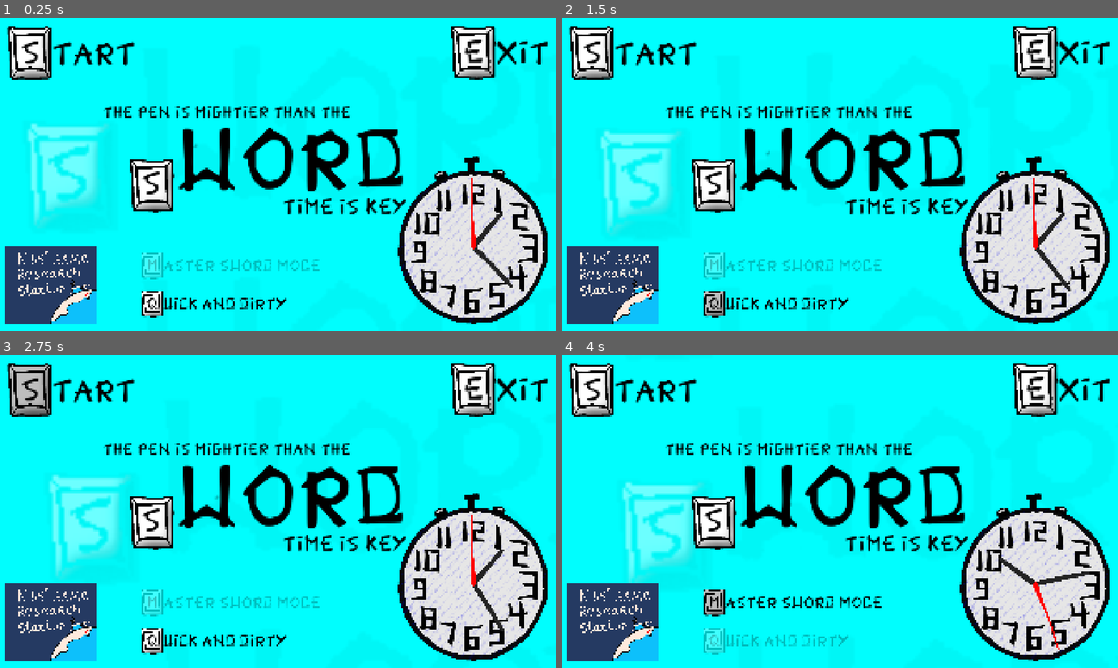
Above: before the commit, frames 1-4 (two rows, left to right).
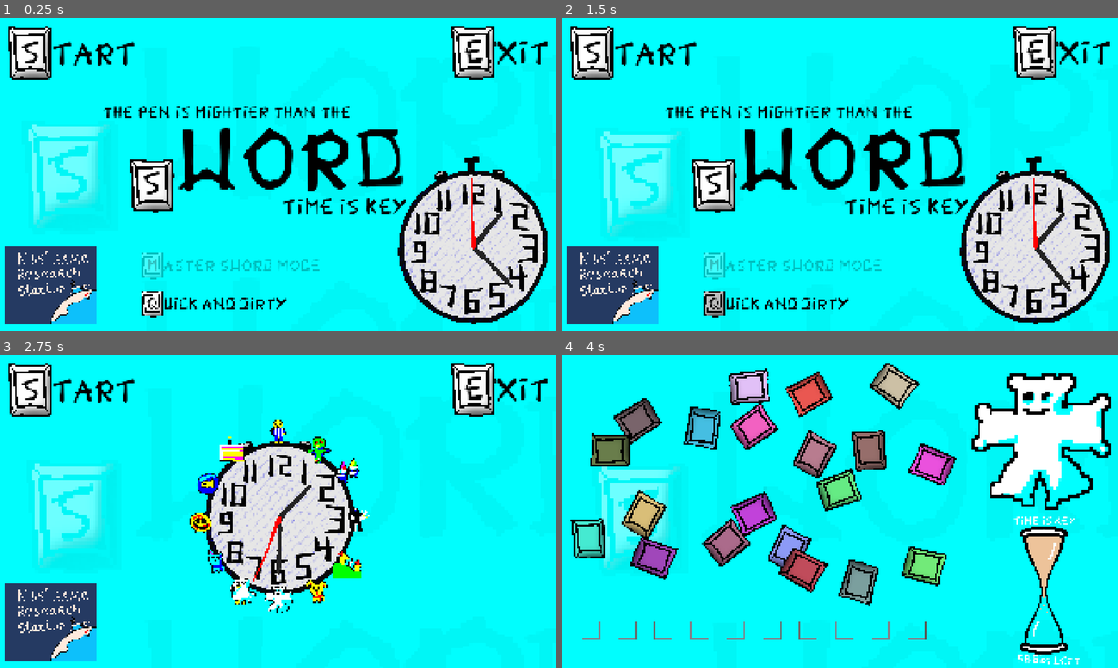
Above: after the commit, the same moments.

Repository: perlindgren/s_word
Game: Godot game, scene res://scenes/game_manager.tscn
Same seed, same stepped clock (60 frames per second), same inputs: the game is played once before the commit and once after it.
Inputs (mouse positions are in pixels of both pictures, inside the frame that each line leads up to):
- Up to frame 1 (0.25 s): no input
- Up to frame 2 (1.5 s): click (712, 265) at 0.5 s; click (712, 302) at 1.25 s
- Up to frame 3 (2.75 s): click (27, 389) at 2 s
- Up to frame 4 (4 s): click (589, 389) at 2.75 s; click (712, 602) at 3.52 s

The runs differ from the first frame. In frame 1, 2.9% of the frame differs, in the area x 1-99%, y 2-98%; in frame 2, 2.9%; in frame 3, 31%; in frame 4, 44%, in the area x 0-99%, y 2-99%.

Commit message:
event , stickers, menus

Diff:
--- a/project.godot
+++ b/project.godot
@@ -39,4 +39,5 @@
 
 [rendering]
 
+textures/canvas_textures/default_texture_filter=0
 rendering_device/driver.windows="d3d12"
--- a/scenes/game_loop.tscn
+++ b/scenes/game_loop.tscn
@@ -1,7 +1,7 @@
 [gd_scene format=3 uid="uid://c08ajglgtevpi"]
 
 [ext_resource type="Script" uid="uid://o1jndp3aecxy" path="res://scripts/main.gd" id="1_fa7up"]
-[ext_resource type="Texture2D" uid="uid://uj1uaukpnjsl" path="res://assets/sprites/Plillowman.png" id="2_jmvj6"]
+[ext_resource type="Texture2D" uid="uid://uj1uaukpnjsl" path="res://assets/sprites/events/Plillowman.png" id="2_jmvj6"]
 [ext_resource type="PackedScene" uid="uid://dnjco0b34ec1h" path="res://scenes/parallax_background.tscn" id="3_4dxum"]
 [ext_resource type="Shader" uid="uid://drx10xq2ldktx" path="res://scripts/hourglass.gdshader" id="4_vo7sv"]
 [ext_resource type="Texture2D" uid="uid://dqrywkvelj5tr" path="res://assets/sprites/HourGlass2.png" id="5_m2jv5"]
--- a/scenes/game_loop_menu.tscn
+++ b/scenes/game_loop_menu.tscn
@@ -1,13 +1,27 @@
 [gd_scene format=3 uid="uid://qyex2uex1ufn"]
 
 [ext_resource type="PackedScene" uid="uid://dnjco0b34ec1h" path="res://scenes/parallax_background.tscn" id="1_0uxlg"]
+[ext_resource type="Script" uid="uid://ca1573dqhefr7" path="res://scripts/game_loop_menu.gd" id="1_0xkhp"]
 [ext_resource type="Texture2D" uid="uid://b27qwpg5gjul6" path="res://assets/sprites/Button.png" id="2_ci31j"]
 [ext_resource type="Script" uid="uid://chj548bfgda1r" path="res://scenes/hover.gd" id="3_0uxlg"]
 [ext_resource type="FontFile" uid="uid://n74onkhokknh" path="res://assets/fonts/JameGem08_2026-Regular.ttf" id="3_cu3jl"]
 [ext_resource type="Texture2D" uid="uid://dfn6rnas4njwt" path="res://assets/sprites/N65.png" id="5_rvywj"]
 [ext_resource type="PackedScene" uid="uid://cbclmpycumvqq" path="res://scenes/clock.tscn" id="6_icjmd"]
+[ext_resource type="Texture2D" uid="uid://b2vmh4xlqpkst" path="res://assets/sprites/events/HouseOnFire.png" id="7_18kbl"]
+[ext_resource type="Texture2D" uid="uid://cgvkrbfcd2rfn" path="res://assets/sprites/events/Goblin.png" id="8_0xkhp"]
+[ext_resource type="Texture2D" uid="uid://c1pdx7531wx2h" path="res://assets/sprites/events/Dog.png" id="9_yq88f"]
+[ext_resource type="Texture2D" uid="uid://c8cwetmpllo4m" path="res://assets/sprites/events/Dwarf.png" id="10_qngwn"]
+[ext_resource type="Texture2D" uid="uid://cfem77mgm4tku" path="res://assets/sprites/events/Cake.png" id="11_2uy04"]
+[ext_resource type="Texture2D" uid="uid://6vbpx7srdwqu" path="res://assets/sprites/events/JohnSmith.png" id="12_u16os"]
+[ext_resource type="Texture2D" uid="uid://dow7qn4tpfldv" path="res://assets/sprites/events/Seagul.png" id="13_iyxtv"]
+[ext_resource type="Texture2D" uid="uid://41tqgv6pr46o" path="res://assets/sprites/events/Robot.png" id="14_v1b1m"]
+[ext_resource type="Texture2D" uid="uid://uj1uaukpnjsl" path="res://assets/sprites/events/Plillowman.png" id="15_35wn2"]
+[ext_resource type="Texture2D" uid="uid://sa1ucatvxkd8" path="res://assets/sprites/events/Fish.png" id="16_jx68v"]
+[ext_resource type="Texture2D" uid="uid://cjuuvw8wdi3j1" path="res://assets/sprites/events/Pizza.png" id="17_weq0d"]
+[ext_resource type="Texture2D" uid="uid://8xdk4vr7l4r5" path="res://assets/sprites/events/Cat.png" id="18_qlxap"]
 
 [node name="GameLoopMenu" type="Node2D" unique_id=1352290525]
+script = ExtResource("1_0xkhp")
 
 [node name="CanvasLayer" type="CanvasLayer" parent="." unique_id=1015791264]
 layer = -10
@@ -29,7 +43,7 @@
 [node name="ExitButton" type="Node2D" parent="." unique_id=1596989962]
 position = Vector2(1635, 119)
 
-[node name="TextureButton" type="TextureButton" parent="ExitButton" unique_id=7733219]
+[node name="ExitButton" type="TextureButton" parent="ExitButton" unique_id=7733219]
 anchors_preset = -1
 anchor_left = 0.12784588
 anchor_top = 6.0076923
@@ -79,7 +93,7 @@
 [node name="StartButton" type="Node2D" parent="." unique_id=1389960908]
 position = Vector2(104, 121)
 
-[node name="TextureButton" type="TextureButton" parent="StartButton" unique_id=1074217539]
+[node name="StartButton" type="TextureButton" parent="StartButton" unique_id=1074217539]
 anchors_preset = -1
 anchor_left = 0.12784588
 anchor_top = 6.0076923
@@ -127,6 +141,7 @@
 text = "TART"
 
 [node name="ThePen" type="Label" parent="." unique_id=724192611]
+visible = false
 self_modulate = Color(0, 0, 0, 1)
 anchors_preset = 8
 anchor_left = 0.5
@@ -210,13 +225,77 @@
 scale = Vector2(0.08, 0.08)
 texture = ExtResource("5_rvywj")
 
-[node name="Clock" parent="." unique_id=2000448681 instance=ExtResource("6_icjmd")]
-position = Vector2(1635.0001, 790)
+[node name="ClockWheel" type="Node2D" parent="." unique_id=719897109]
+position = Vector2(966.0001, 563)
 scale = Vector2(0.75, 0.75)
 
-[connection signal="mouse_entered" from="ExitButton/TextureButton" to="ExitButton/TextureButton" method="_on_mouse_entered"]
-[connection signal="mouse_exited" from="ExitButton/TextureButton" to="ExitButton/TextureButton" method="_on_mouse_exited"]
-[connection signal="mouse_entered" from="StartButton/TextureButton" to="StartButton/TextureButton" method="_on_mouse_entered"]
-[connection signal="mouse_exited" from="StartButton/TextureButton" to="StartButton/TextureButton" method="_on_mouse_exited"]
+[node name="Clock" parent="ClockWheel" unique_id=2000448681 instance=ExtResource("6_icjmd")]
+
+[node name="HouseOnFire" type="Sprite2D" parent="." unique_id=295369755]
+position = Vector2(1200, 722)
+scale = Vector2(2, 2)
+texture = ExtResource("7_18kbl")
+
+[node name="Goblin" type="Sprite2D" parent="." unique_id=981812064]
+position = Vector2(1106, 323)
+scale = Vector2(2, 2)
+texture = ExtResource("8_0xkhp")
+
+[node name="Dog" type="Sprite2D" parent="." unique_id=1639704929]
+position = Vector2(1093, 803)
+scale = Vector2(2.5, 2.5)
+texture = ExtResource("9_yq88f")
+
+[node name="Dwarf" type="Sprite2D" parent="." unique_id=1311489813]
+position = Vector2(1205, 404)
+scale = Vector2(2.25, 2.25)
+texture = ExtResource("10_qngwn")
+
+[node name="Cake" type="Sprite2D" parent="." unique_id=679579692]
+position = Vector2(803, 324)
+scale = Vector2(2, 2)
+texture = ExtResource("11_2uy04")
+
+[node name="JohnSmith" type="Sprite2D" parent="." unique_id=1793670422]
+position = Vector2(964, 264)
+scale = Vector2(2, 2)
+texture = ExtResource("12_u16os")
+
+[node name="Seagul" type="Sprite2D" parent="." unique_id=1676229114]
+position = Vector2(837, 815)
+scale = Vector2(2, 2)
+texture = ExtResource("13_iyxtv")
+
+[node name="Robot" type="Sprite2D" parent="." unique_id=854933758]
+position = Vector2(1231, 571)
+scale = Vector2(2, 2)
+texture = ExtResource("14_v1b1m")
+
+[node name="Plillowman" type="Sprite2D" parent="." unique_id=298825804]
+position = Vector2(962, 846)
+scale = Vector2(2, 2)
+texture = ExtResource("15_35wn2")
+
+[node name="Fish" type="Sprite2D" parent="." unique_id=495400481]
+position = Vector2(716, 442)
+scale = Vector2(2, 2)
+texture = ExtResource("16_jx68v")
+
+[node name="Pizza" type="Sprite2D" parent="." unique_id=970042875]
+position = Vector2(693, 579)
+scale = Vector2(2, 2)
+texture = ExtResource("17_weq0d")
+
+[node name="Cat" type="Sprite2D" parent="." unique_id=924985852]
+position = Vector2(746, 699.00006)
+scale = Vector2(2.5, 2.5)
+texture = ExtResource("18_qlxap")
+
+[connection signal="mouse_entered" from="ExitButton/ExitButton" to="ExitButton/ExitButton" method="_on_mouse_entered"]
+[connection signal="mouse_exited" from="ExitButton/ExitButton" to="ExitButton/ExitButton" method="_on_mouse_exited"]
+[connection signal="pressed" from="ExitButton/ExitButton" to="." method="_on_exit_button_pressed"]
+[connection signal="mouse_entered" from="StartButton/StartButton" to="StartButton/StartButton" method="_on_mouse_entered"]
+[connection signal="mouse_exited" from="StartButton/StartButton" to="StartButton/StartButton" method="_on_mouse_exited"]
+[connection signal="pressed" from="StartButton/StartButton" to="." method="_on_start_button_pressed"]
 [connection signal="mouse_entered" from="ThePen/TextureButton" to="ThePen/TextureButton" method="_on_mouse_entered"]
 [connection signal="mouse_exited" from="ThePen/TextureButton" to="ThePen/TextureButton" method="_on_mouse_exited"]
--- a/scenes/start_menu.tscn
+++ b/scenes/start_menu.tscn
@@ -257,5 +257,6 @@
 [connection signal="mouse_entered" from="ExitButton/TextureButton" to="." method="_on_exit_button_mouse_entered"]
 [connection signal="mouse_exited" from="ExitButton/TextureButton" to="." method="_on_exit_button_mouse_exited"]
 [connection signal="pressed" from="ExitButton/TextureButton" to="." method="_on_exit_button_pressed"]
+[connection signal="pressed" from="StartButton/StartButton" to="." method="_on_start_button_pressed"]
 [connection signal="pressed" from="Master/MasterButton" to="." method="_on_master_button_pressed"]
 [connection signal="pressed" from="Quick/QuickButton" to="." method="_on_quick_button_pressed"]
--- /dev/null
+++ b/scripts/game_loop_menu.gd
@@ -0,0 +1,11 @@
+extends Node2D
+
+
+func _on_start_button_pressed() -> void:
+	print("_on_start_button_pressed, emit to_game_loop")
+	Signals.to_game_loop.emit()
+
+
+func _on_exit_button_pressed() -> void:
+	print("_on_exit_button_pressed, emit to_start_menu")
+	Signals.to_start_menu.emit()
--- a/scripts/game_manager.gd
+++ b/scripts/game_manager.gd
@@ -2,17 +2,33 @@
 
 @onready var start_menu = preload("res://scenes/start_menu.tscn")
 @onready var game_loop_menu = preload("res://scenes/game_loop_menu.tscn")
+@onready var game_loop = preload("res://scenes/game_loop.tscn")
 
-var current_scene
+var current_child_scene : Node = null
 
 func _ready() -> void:
 	# Connect signals
-	Signals.main_menu_start.connect(_on_main_menu_start)
+	Signals.main_menu_start.connect(to_game_loop_menu)
+	Signals.to_start_menu.connect(to_start_menu)
+	Signals.to_game_loop.connect(to_game_loop)
 
-	var scene = start_menu.instantiate()
-	current_scene = scene
-	add_child(scene)
+	change_scene(start_menu)
 
-func _on_main_menu_start() -> void:
-	print("start here")
-	get_tree().change_scene_to_packed(game_loop_menu)
+func change_scene(to) -> void:
+	if current_child_scene:
+		current_child_scene.queue_free()
+
+	current_child_scene = to.instantiate()
+	add_child(current_child_scene)
+
+func to_game_loop_menu() -> void:
+	print("to_game_loop_menu")
+	change_scene(game_loop_menu)
+
+func to_start_menu() -> void:
+	print("to_start_menu")
+	change_scene(start_menu)
+
+func to_game_loop() -> void:
+	print("to_game_menu")
+	change_scene(game_loop)
--- a/scripts/signals.gd
+++ b/scripts/signals.gd
@@ -3,3 +3,5 @@
 # Signals
 
 signal main_menu_start
+signal to_start_menu
+signal to_game_loop
--- a/scripts/start_menu.gd
+++ b/scripts/start_menu.gd
@@ -10,17 +10,13 @@
 func _ready() -> void:
 	set_state()
 
-
-func _on_texture_button_pressed() -> void:
+# Signals bound in editor
+func _on_exit_button_pressed() -> void:
 	print("exit")
 	get_tree().quit()
 
 func _on_start_button_pressed() -> void:
 	Signals.main_menu_start.emit()
-
-func _on_exit_button_pressed() -> void:
-	print("exit")
-	get_tree().quit()
 
 func _on_master_button_pressed() -> void:
 	print("master")
@@ -32,6 +28,14 @@
 	GameState.master_sword_mode = false
 	set_state()
 
+func set_state() -> void:
+	if GameState.master_sword_mode:
+		master.modulate = Color.WHITE
+		quick.modulate = Color(1,1,1, 0.25)
+	else:
+		quick.modulate = Color.WHITE
+		master.modulate = Color(1,1,1, 0.25)
+
 func _process(_delta) -> void:
 	var local_time_dict = Time.get_datetime_dict_from_system()
 	var s = local_time_dict.hour * 3600 + local_time_dict.minute * 60 + local_time_dict.second
@@ -39,11 +43,3 @@
 		clock.s = s
 	else:
 		clock.s = s * 60
-
-func set_state() -> void:
-	if GameState.master_sword_mode:
-		master.modulate = Color.WHITE
-		quick.modulate = Color(1,1,1, 0.25)
-	else:
-		quick.modulate = Color.WHITE
-		master.modulate = Color(1,1,1, 0.25)
Renamed: assets/sprites/Cake.png -> assets/sprites/events/Cake.png
Not shown, changed: assets/sprites/events/Cake.png.import
Renamed: assets/sprites/Cat.png -> assets/sprites/events/Cat.png
Not shown, changed: assets/sprites/events/Cat.png.import
Renamed: assets/sprites/Dog.png -> assets/sprites/events/Dog.png
Not shown, changed: assets/sprites/events/Dog.png.import
Renamed: assets/sprites/Dwarf.png -> assets/sprites/events/Dwarf.png
Not shown, added: assets/sprites/events/Dwarf.png.import
Renamed: assets/sprites/Fish.png -> assets/sprites/events/Fish.png
Not shown, changed: assets/sprites/events/Fish.png.import
Renamed: assets/sprites/Goblin.png -> assets/sprites/events/Goblin.png
Not shown, changed: assets/sprites/events/Goblin.png.import
(and 37 more such lines)
